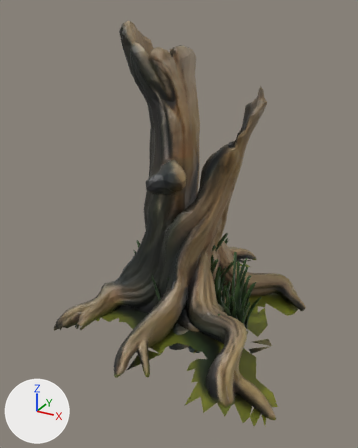
The glTF model Tools/procedural/kit/kit_terrain3.glb: old version first, new version second.
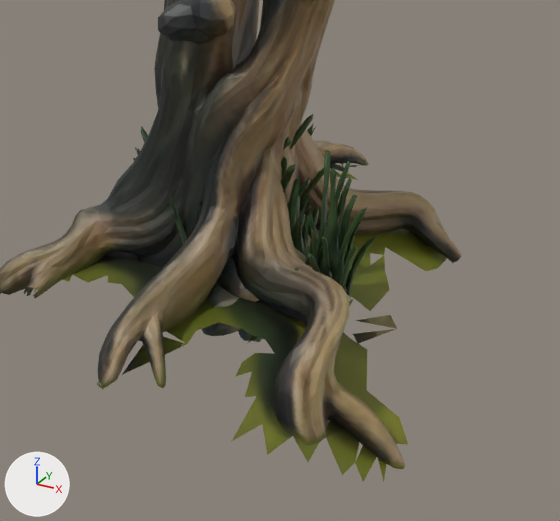
Each version appears first whole from a 50 mm lens placed at (21.4, -42.3, 30.9), pointed at (-1.4, -1.0, 10.2), and next in a close-up on the part from 17% to 100% of the width and 38% to 100% of the height. Every picture has the same lights, and +X, +Y and +Z are marked at lower left. The last two pictures show the newer version. Vertices at exactly the same position are counted once.

The scene before the commit, as lines of its bpy script (objects in view):
```python
me_oak_0 = bpy.data.meshes.new('oak_0')
me_oak_0.from_pydata(...)  # 4150 vertices, 8110 faces; spans x -13.5..12.6, y -13.6..15.4, z -3.5..29.6
me_oak_0.materials.append(mat_tripo_material_d4001068_1afc_4107_854f_8ae2400797a0)  # picture img_terrain3_basecolor
me_plant_1 = bpy.data.meshes.new('plant_1')
me_plant_1.from_pydata(...)  # 1678 vertices, 3105 faces; spans x -7.7..10.3, y -5.0..6.4, z -2.7..8.9
me_plant_1.materials.append(mat_tripo_material_d4001068_1afc_4107_854f_8ae2400797a0)  # picture img_terrain3_basecolor
me_plant_5 = bpy.data.meshes.new('plant_5')
me_plant_5.from_pydata(...)  # 574 vertices, 1042 faces; spans x -2.57..2.52, y -3.01..1.99, z -1.99..9.9
me_plant_5.materials.append(mat_tripo_material_d4001068_1afc_4107_854f_8ae2400797a0)  # picture img_terrain3_basecolor
me_plant_6 = bpy.data.meshes.new('plant_6')
me_plant_6.from_pydata(...)  # 1378 vertices, 2546 faces; spans x -5.23..4.31, y -7.14..6.97, z -1.76..12.4
me_plant_6.materials.append(mat_tripo_material_d4001068_1afc_4107_854f_8ae2400797a0)  # picture img_terrain3_basecolor
me_plant_7 = bpy.data.meshes.new('plant_7')
me_plant_7.from_pydata(...)  # 1029 vertices, 1902 faces; spans x -8.3..6.8, y -5.1..5.7, z -1.2..11.5
me_plant_7.materials.append(mat_tripo_material_d4001068_1afc_4107_854f_8ae2400797a0)  # picture img_terrain3_basecolor
ob_oak_0 = bpy.data.objects.new('oak_0', me_oak_0)
ob_oak_0.location = (0.0, 0.0, 0.0)
ob_plant_1 = bpy.data.objects.new('plant_1', me_plant_1)
ob_plant_1.location = (0.0, 0.0, 0.0)
ob_plant_5 = bpy.data.objects.new('plant_5', me_plant_5)
ob_plant_5.location = (0.0, 0.0, 0.0)
ob_plant_6 = bpy.data.objects.new('plant_6', me_plant_6)
ob_plant_6.location = (0.0, 0.0, 0.0)
ob_plant_7 = bpy.data.objects.new('plant_7', me_plant_7)
ob_plant_7.location = (0.0, 0.0, 0.0)
```
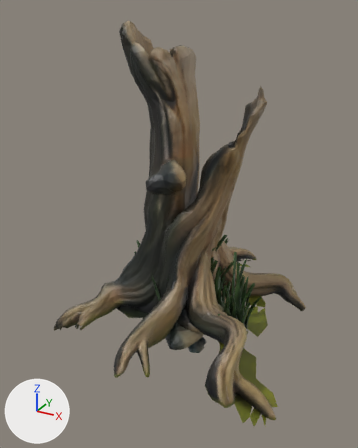
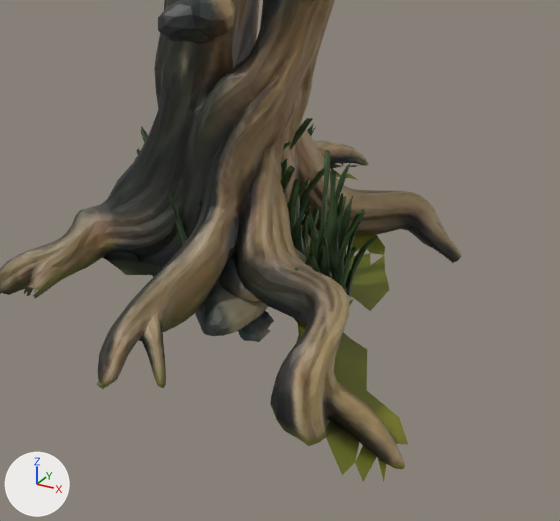
Where the change shows, as pixel boxes (x1, y1, x2, y2) in the close-ups (560 x 521 px; the box of a moved part takes in the faces that stretch with it):
'plant_1', reshaped (12% narrower): before (238, 150, 397, 344); after (238, 150, 378, 342)
'plant_6', reshaped (mostly hidden): before (202, 114, 324, 344); after (136, 126, 320, 302)
part 1 of me_oak_0, deleted: before (62, 229, 447, 462)
part 2 of me_plant_1, deleted (brown): before (353, 315, 397, 344)
part 3 of me_plant_1, deleted: before (308, 161, 367, 264)
part 4 of me_plant_5, cut back (mostly hidden): before (284, 137, 291, 147); after (195, 118, 313, 336)
part 5 of me_plant_6, moved or reshaped (mostly hidden): before (202, 114, 313, 336); after (136, 148, 306, 302)

Edits to the bpy script that builds the scene:
```text
Change me_oak_0:
    used by ob_oak_0; location = (0.0, 0.0, 0.0)
    remove me_oak_0.from_pydata(...)  # 4150 vertices, 8110 faces; spans x -13.5..12.6, y -13.6..15.4, z -3.5..29.6
    add me_oak_0.from_pydata(...)  # 4087 vertices, 7931 faces; spans x -13.5..12.6, y -13.6..15.4, z -3.5..29.6
    me_oak_0 part 1
    63 vertices are removed from x -11.3..9.7, y -13.3..10.9, z -1.8..0.7
    178 faces are deleted
    other edits to the shape of me_oak_0 do not show in these pictures
Change me_plant_1:
    used by ob_plant_1; location = (0.0, 0.0, 0.0)
    remove me_plant_1.from_pydata(...)  # 1678 vertices, 3105 faces; spans x -7.7..10.3, y -5.0..6.4, z -2.7..8.9
    add me_plant_1.from_pydata(...)  # 1632 vertices, 2958 faces; spans x -7.7..8.5, y -5.0..6.4, z -2.7..8.7
    me_plant_1 part 2: the loose piece of 5 vertices spanning x 7.8..10.3, y -4.0..-2.8, z -0.6..0.9 is deleted
    me_plant_1 part 3: 14 vertices removed from x 5.3..7.9, y -4.9..-0.4, z 4.3..8.9
    other edits to the shape of me_plant_1 do not show in these pictures
Change me_plant_5:
    used by ob_plant_5; location = (0.0, 0.0, 0.0)
    remove me_plant_5.from_pydata(...)  # 574 vertices, 1042 faces; spans x -2.57..2.52, y -3.01..1.99, z -1.99..9.9
    add me_plant_5.from_pydata(...)  # 1343 vertices, 2442 faces; spans x -5.23..3.84, y -7.14..6.97, z -1.76..12.31
    me_plant_5 part 4: 574 vertices removed from x -2.57..2.52, y -3.01..1.99, z -1.99..9.9; 1343 vertices added at x -5.23..3.84, y -7.14..6.97, z -1.76..12.31
Change me_plant_6:
    used by ob_plant_6; location = (0.0, 0.0, 0.0)
    remove me_plant_6.from_pydata(...)  # 1378 vertices, 2546 faces; spans x -5.23..4.31, y -7.14..6.97, z -1.76..12.4
    add me_plant_6.from_pydata(...)  # 981 vertices, 1803 faces; spans x -8.27..4.97, y -5.08..5.72, z -1.15..11.36
    me_plant_6 part 5: 1328 vertices removed from x -3.2..3.84, y -7.14..6.97, z -1.59..12.4; 981 vertices added at x -8.27..4.97, y -5.08..5.72, z -1.15..11.36
    other edits to the shape of me_plant_6 do not show in these pictures
```
